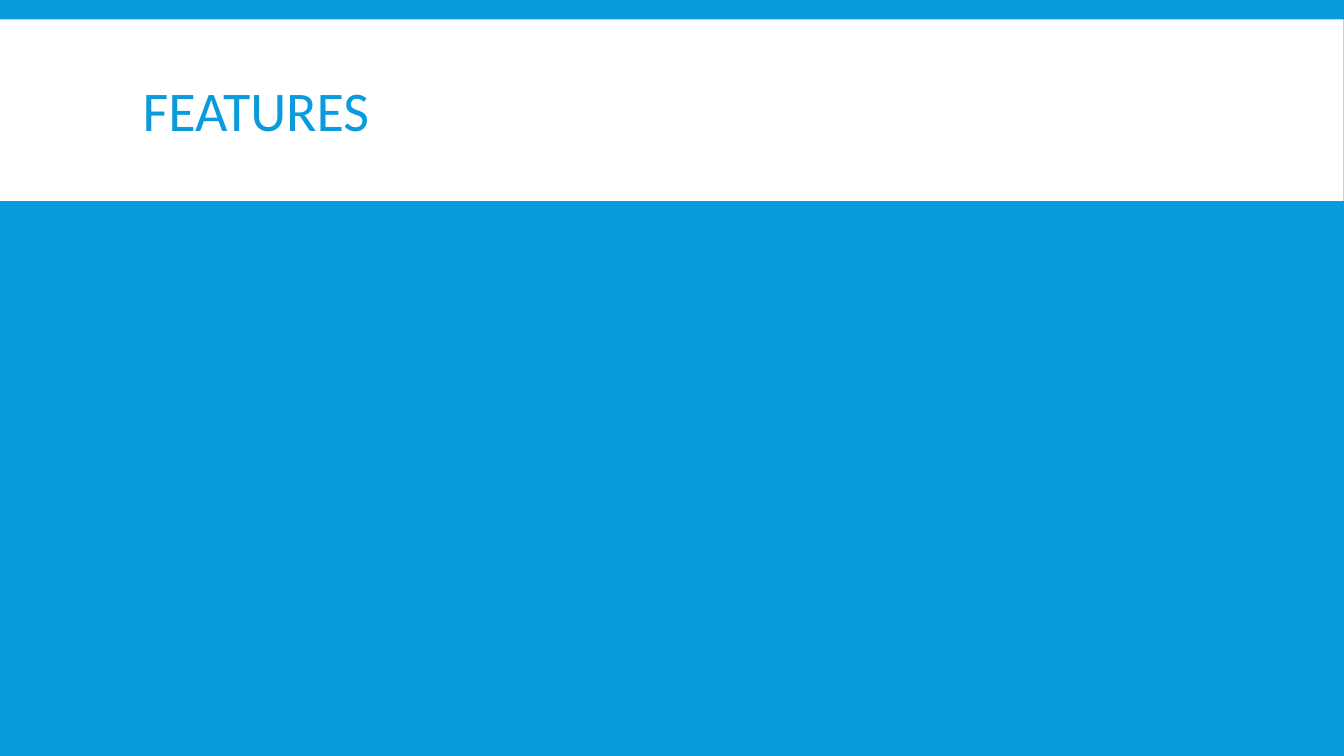
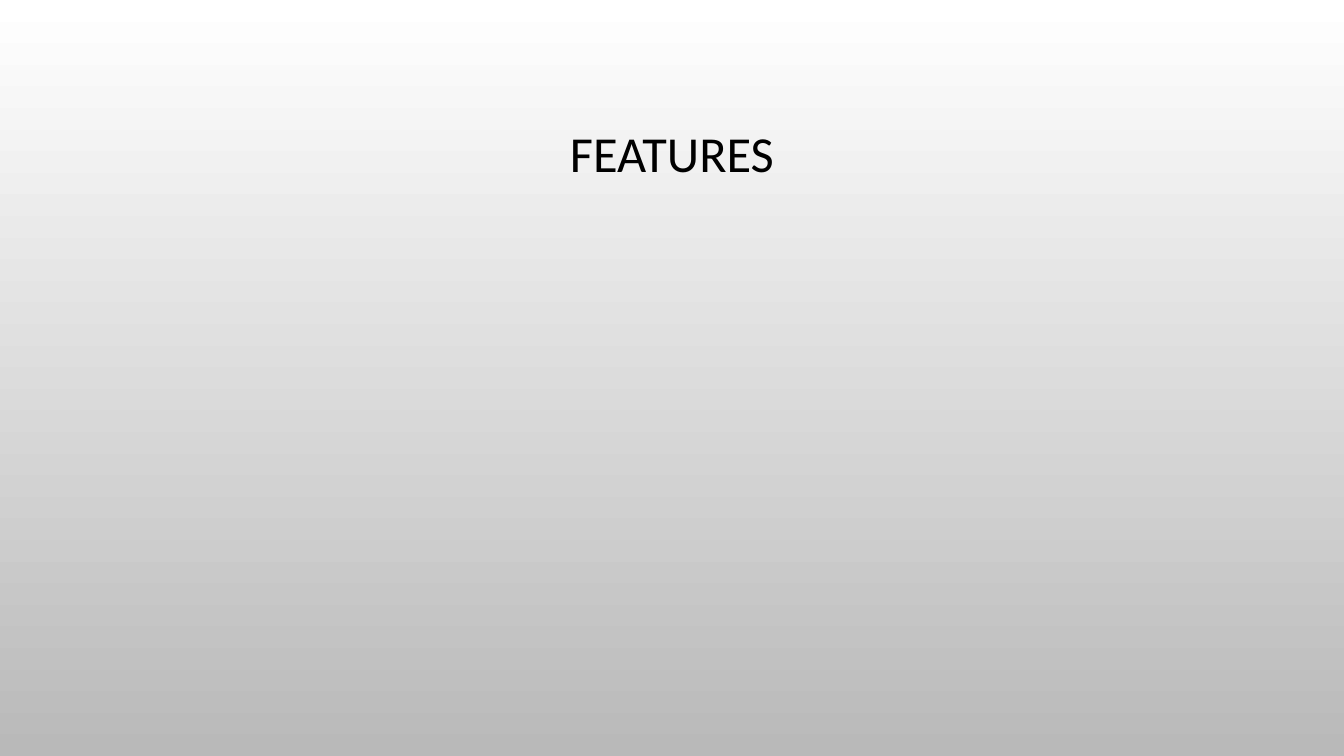
Before and after one commit to chenghao1983/9EA0F9C3-119A-4D20-9D56-E444CBEC5925_Active_Learning_Group4, a slide deck: slide 3 of Doc/Active_Learning_Group4_Presentation.pptx. Drawn at 1344x756 pixels with LibreOffice and Linux fonts; fonts in the diff are those of the drawing; background and template pictures are left out. Boxes give left, top, right and bottom in pixels: in the first picture for what was removed or moved away, otherwise in the second. Text is boxed around its words. In the diff, an @@ line names an element or a change of style, - is before the commit and + after.

Commit message:
Change PPT layout

```diff
--- a/Doc/Active_Learning_Group4_Presentation.pptx
+++ b/Doc/Active_Learning_Group4_Presentation.pptx
@@ background #099BDD to picture (left out) @@
@@ rectangle removed at [0, 19, 1344, 201] @@
@@ title "FEATURES": place and size @@
-title "FEATURES" at [143, 94, 369, 132]
+title "FEATURES" at [570, 139, 774, 173]
@@ title "FEATURES" at [570, 139, 774, 173]: size 40 to 36 pt, text colour #099BDD to #000000; alignment left to centre; line spacing 0.85 to 0.9 @@
```
Also in this commit, not shown: 5 other slides changed, 1 slide added, 1 slide removed, 1 other file.
